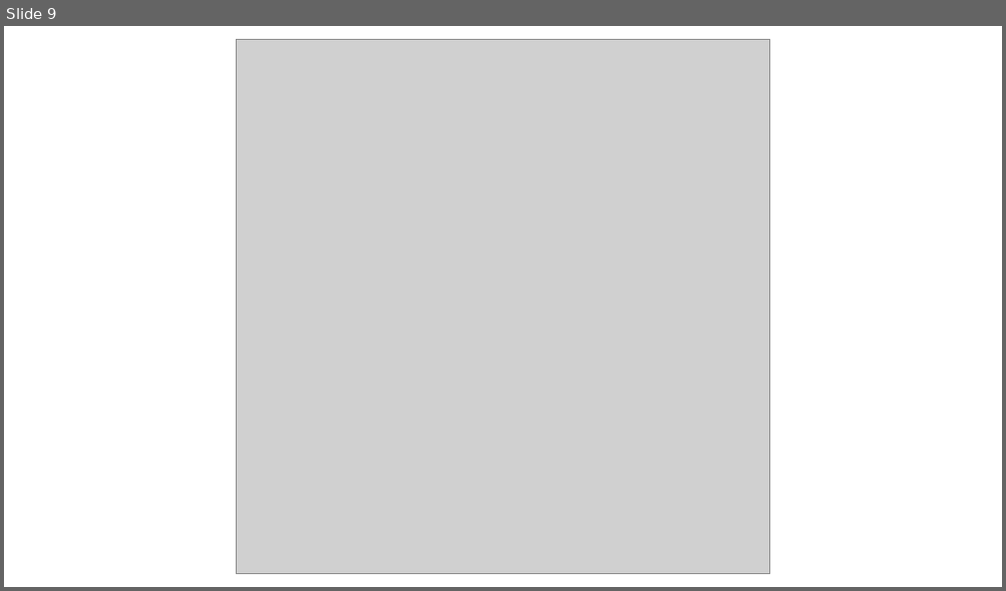
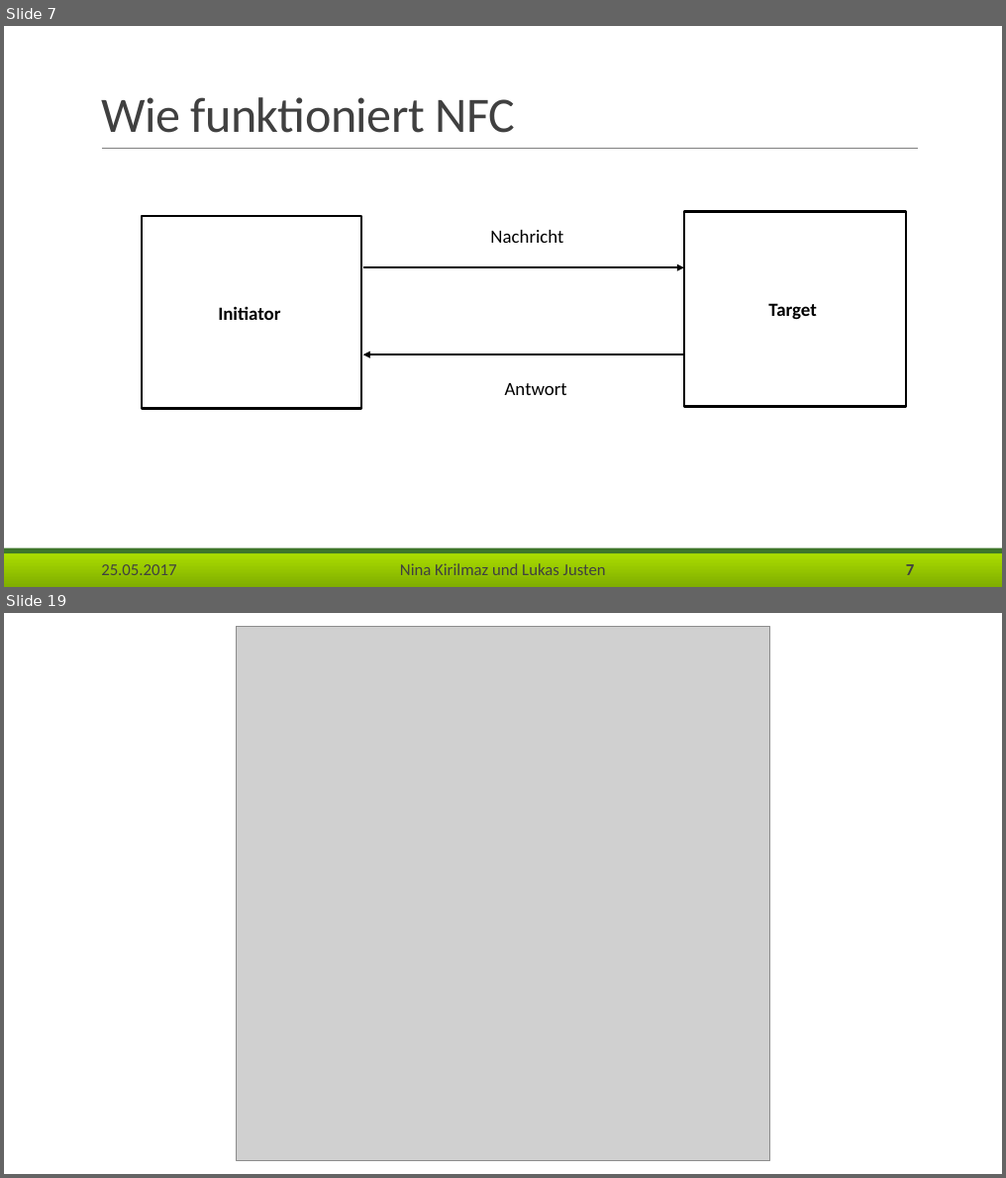
Before and after one commit to Lukas-Justen/MOVS, a slide deck: NFC.pptx. Shown one above the other, each under a label of ours: slide 9 before the commit, slides 7 and 19 after it; the slides between them are not shown. The pictures are 1006x591 and 1006x1178 pixels, drawn with LibreOffice and Linux fonts; fonts in the diff are those of the drawing; grey boxes stand for pictures; background and template pictures are left out. Boxes give left, top, right and bottom in pixels: in the first picture for what was removed or moved away, otherwise in the second. Text is boxed around its words. In the diff, an @@ line names an element or a change of style, - is before the commit and + after.

```diff
--- a/NFC.pptx
+++ b/NFC.pptx
@@ slide 7 added at (4,26,1002,587), background #FFFFFF; not listed: 2 template elements that a slide beside it also shows @@
@@ title added at (101,97,515,133), 47.7 pt, text #404040 @@
+Wie funktioniert NFC
@@ line added from (102, 148) to (918, 148), #808080 0.5 pt @@
@@ rectangle added at (142,217,361,409), fill #FFFFFF, outline #000000 2 pt, 18 pt, text #000000, bold @@
+Initiator
@@ text added at (490,230,563,243), 18 pt, text #000000 @@
+Nachricht
@@ rectangle added at (684,212,906,407), fill #FFFFFF, outline #000000 2 pt, 18 pt, text #000000, bold @@
+Target
@@ arrow added from (363, 268) to (684, 268), #000000 2.25 pt @@
@@ arrow added from (684, 355) to (363, 355), #000000 2.25 pt @@
@@ text added at (505,383,567,395), 18 pt, text #000000 @@
+Antwort
@@ text added at (101,565,176,575), 16 pt, text #404040 @@
+25.05.2017
@@ text added at (400,564,606,575), 16 pt, text #404040 @@
+Nina Kirilmaz und Lukas Justen
@@ page number added at (906,565,914,575), 16 pt, text #404040, bold @@
+7
@@ what was slide 9 is now slide 19 @@
```
Also in this commit, not shown: 12 slides changed, 9 other slides added.
